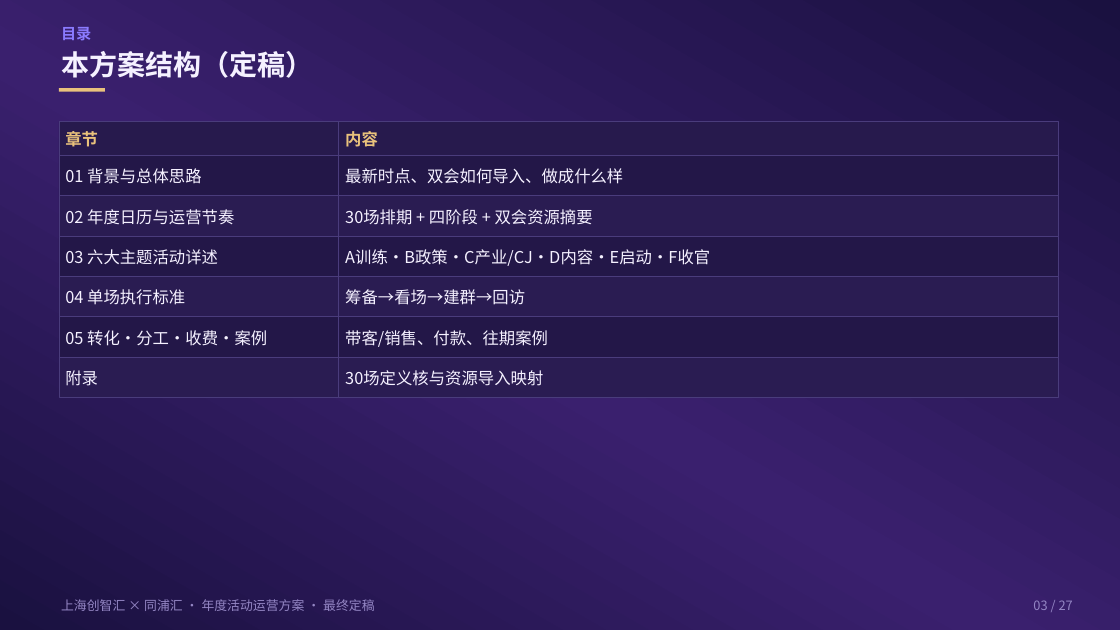
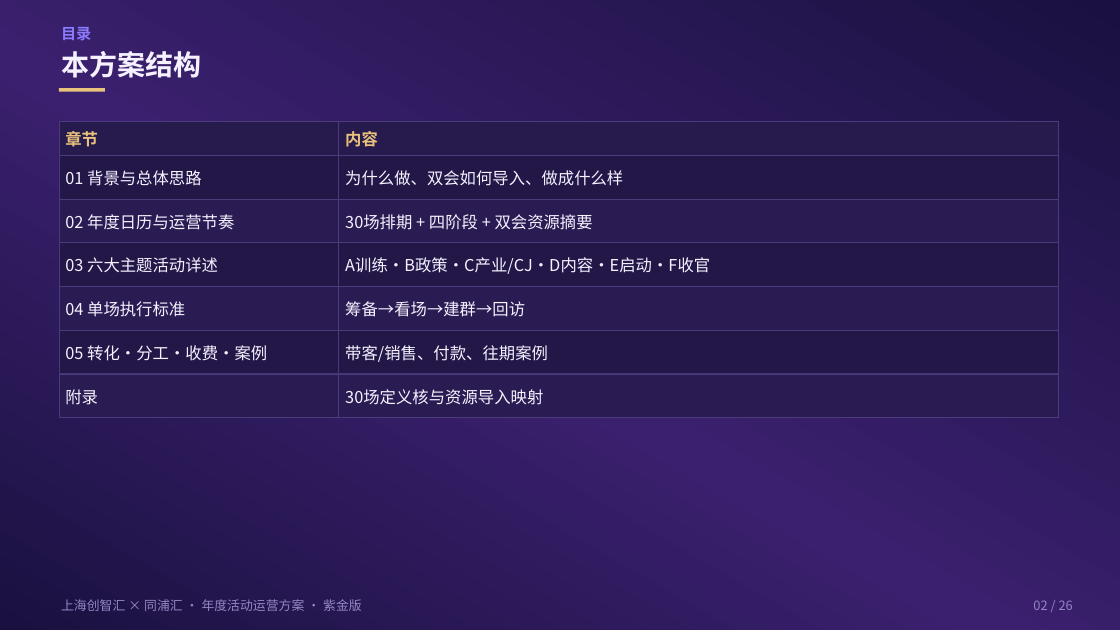
Before and after one commit to hujigang2010-maker/AIDEN, a slide deck: slide 2 of proposal/chuangzhihui-30-events-waic-cj-fuse.pptx (slide 3 before the commit). Drawn at 1120x630 pixels with LibreOffice and Linux fonts; fonts in the diff are those of the drawing. Boxes give left, top, right and bottom in pixels: in the first picture for what was removed or moved away, otherwise in the second. Text is boxed around its words. In the diff, an @@ line names an element or a change of style, - is before the commit and + after.

```diff
--- a/proposal/chuangzhihui-30-events-waic-cj-fuse.pptx
+++ b/proposal/chuangzhihui-30-events-waic-cj-fuse.pptx
@@ text at [61, 51, 201, 78]: text changed @@
-本方案结构（定稿）
+本方案结构
@@ text at [345, 170, 623, 186]: text changed @@
-最新时点、双会如何导入、做成什么样
+为什么做、双会如何导入、做成什么样
@@ rectangle: place and size @@
-rectangle at [59, 196, 339, 236]
+rectangle at [59, 199, 339, 243]
@@ rectangle: place and size @@
-rectangle at [339, 196, 1059, 236]
+rectangle at [339, 199, 1059, 243]
@@ rectangle: place and size @@
-rectangle at [59, 236, 339, 276]
+rectangle at [59, 243, 339, 287]
@@ 4 texts: place and size @@
-4 texts at [65, 209, 710, 266]
+4 texts at [65, 214, 710, 274]
@@ rectangle: place and size @@
-rectangle at [339, 236, 1059, 276]
+rectangle at [339, 243, 1059, 287]
@@ rectangle: place and size @@
-rectangle at [59, 276, 339, 317]
+rectangle at [59, 287, 339, 330]
@@ text "04 单场执行标准": place and size @@
-text "04 单场执行标准" at [65, 289, 185, 305]
+text "04 单场执行标准" at [65, 301, 185, 317]
@@ rectangle: place and size @@
-rectangle at [339, 276, 1059, 317]
+rectangle at [339, 287, 1059, 330]
@@ text "筹备→看场→建群→回访": place and size @@
-text "筹备→看场→建群→回访" at [345, 289, 525, 305]
+text "筹备→看场→建群→回访" at [345, 301, 525, 317]
@@ rectangle: place and size @@
-rectangle at [59, 317, 339, 357]
+rectangle at [59, 330, 339, 374]
@@ rectangle: place and size @@
-rectangle at [339, 317, 1059, 357]
+rectangle at [339, 330, 1059, 374]
@@ rectangle: place and size @@
-rectangle at [59, 357, 339, 397]
+rectangle at [59, 374, 339, 418]
@@ 4 texts: place and size @@
-4 texts at [65, 330, 548, 386]
+4 texts at [65, 345, 548, 405]
@@ rectangle: place and size @@
-rectangle at [339, 357, 1059, 397]
+rectangle at [339, 374, 1059, 418]
@@ text at [61, 599, 362, 611]: text changed @@
-上海创智汇 × 同浦汇 · 年度活动运营方案 · 最终定稿
+上海创智汇 × 同浦汇 · 年度活动运营方案 · 紫金版
@@ text at [1033, 600, 1073, 610]: text changed @@
-03 / 27
+02 / 26
```
Also in this commit, not shown: 25 other slides changed, 1 slide removed, 45 other files.
